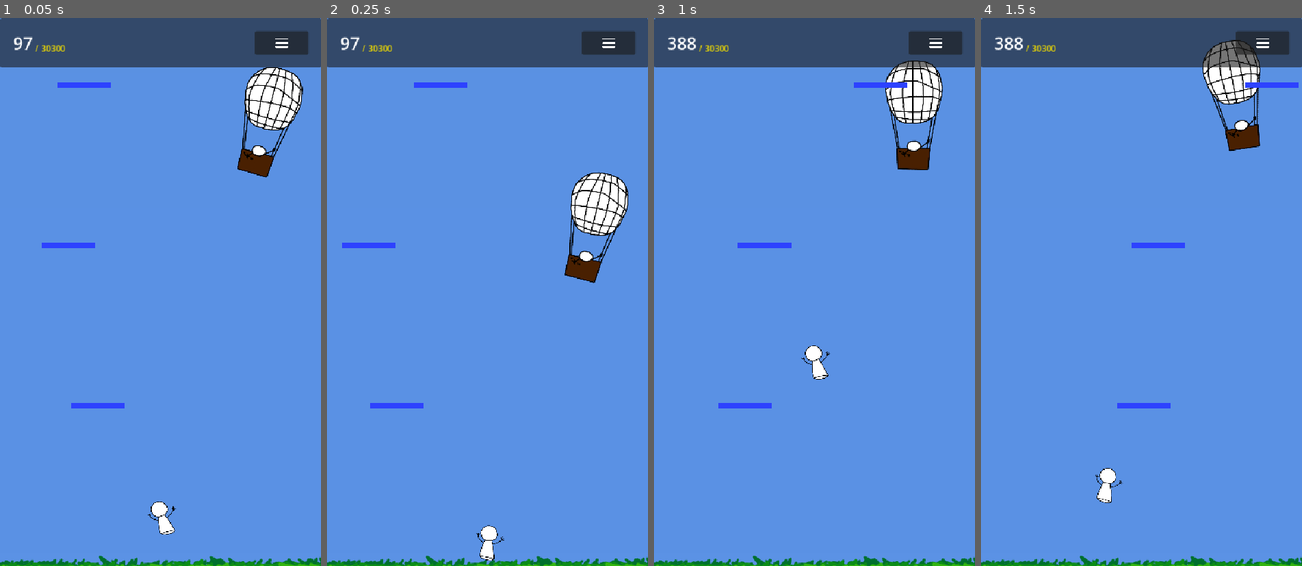
Above: before the commit, frames 1-4 (left to right).
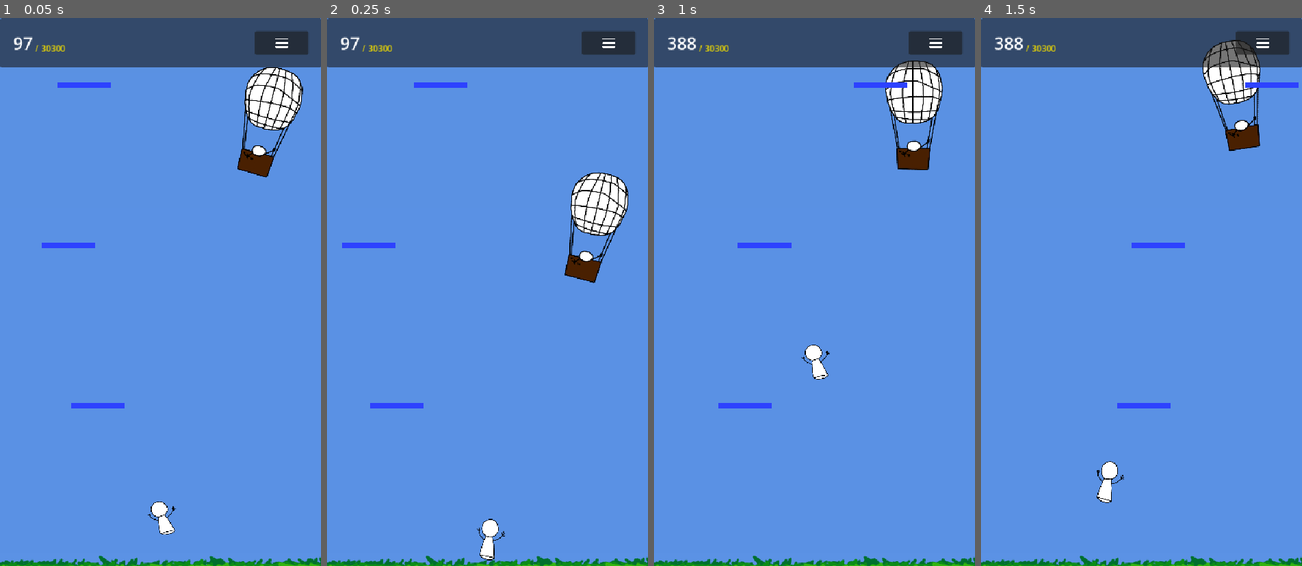
Above: after the commit, the same moments.

Repository: imLymei/mothers-day-game
Game: Godot game, scene res://Scenes/World/World.tscn
Two runs of this game, one before a commit and one after it. Both use one fixed random seed, a clock stepped at 60 frames per second and the inputs below.
Inputs (mouse positions are in pixels of both pictures, inside the frame that each line leads up to):
- Up to frame 1 (0.05 s): no input
- Up to frame 2 (0.25 s): no input
- Up to frame 3 (1 s): move the mouse to (885, 264) at 0.52 s; click (885, 264) at 0.67 s
- Up to frame 4 (1.5 s): drag from (1077, 319) to (1125, 401) at 1.27 s

Frame 1 is identical in both runs. In frame 2, 0.2% of the frame differs, in the area x 46-56%, y 91-100%; in frame 3, less than 0.1%; in frame 4, 0.2%.

Commit message:
feat: add mom squish animations

Diff:
--- a/Scenes/Player/Player.tscn
+++ b/Scenes/Player/Player.tscn
@@ -21,6 +21,18 @@
 "update": 0,
 "values": [-0.261799, 0.261799]
 }
+tracks/1/type = "value"
+tracks/1/imported = false
+tracks/1/enabled = true
+tracks/1/path = NodePath("Sprite/MomTexture:scale")
+tracks/1/interp = 1
+tracks/1/loop_wrap = true
+tracks/1/keys = {
+"times": PackedFloat32Array(0, 0.333333),
+"transitions": PackedFloat32Array(0.4, 1),
+"update": 0,
+"values": [Vector2(1, 1), Vector2(1, 1.2)]
+}
 
 [sub_resource type="Animation" id="Animation_ft8w5"]
 resource_name = "JUMPING"
@@ -36,6 +48,18 @@
 "transitions": PackedFloat32Array(0.4, 1),
 "update": 0,
 "values": [0.0, -0.261799]
+}
+tracks/1/type = "value"
+tracks/1/imported = false
+tracks/1/enabled = true
+tracks/1/path = NodePath("Sprite/MomTexture:scale")
+tracks/1/interp = 2
+tracks/1/loop_wrap = true
+tracks/1/keys = {
+"times": PackedFloat32Array(0, 0.0666667, 0.2, 0.333333),
+"transitions": PackedFloat32Array(1, 1, 1, 1),
+"update": 0,
+"values": [Vector2(1, 0.5), Vector2(1, 1.2), Vector2(1, 1), Vector2(1, 1)]
 }
 
 [sub_resource type="Animation" id="Animation_h54ih"]
@@ -91,7 +115,7 @@
 offset_bottom = 37.5
 grow_horizontal = 2
 grow_vertical = 2
-pivot_offset = Vector2(37.5, 37.5)
+pivot_offset = Vector2(37.5, 74.5)
 texture = ExtResource("2_ft8w5")
 expand_mode = 5
 metadata/_edit_use_anchors_ = true
